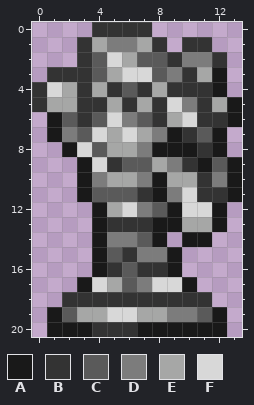
Pixel-art sprite -- Resources/Textures/Items/Placeable/Decorations/DryadStatue.png. That is the earlier state.
The file is 28x42 pixels, drawn in blocks of 2x2; one block is one cell here.
Palette (. is transparent): A #191919  B #333333  C #5a5a5a  D #7c7c7c  E #a6a7a6  F #d8d8d8
Pixels before, first column x 0:
 0 ....BBBB......
 1 ...BEDDEB.BB..
 2 ...BCFECCBDDB.
 3 .BBBCEFFCDBEA.
 4 BFEBEBCBEBBBA.
 5 BEEBBEBEBFDBEA
 6 .ACBCFDCBEFBBA
 7 .ADCFEFEDABCA.
 8 ..AFCEEDAAABA.
 9 ...AFBCCEDBACA
10 ...ADEEDAEEBDA
11 ...ACCCBADFBBA
12 ....AEFDCAFFA.
13 ....ABBBAAEEA.
14 ....ADDCA.AA..
15 ....ACBDDA....
16 ....ABCBBA....
17 ...AFECDFFA...
18 ..BBBBBBBBBB..
19 .ACEEFFEEDDCA.
20 .AAABBBAAAAAA.
The result:
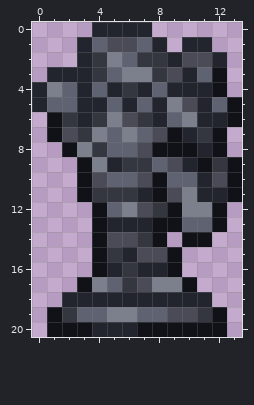
Diff:
colour A: #191919 -> #101218
colour B: #333333 -> #22252e
colour C: #5a5a5a -> #353740
colour D: #7c7c7c -> #4a4b57
colour E: #a6a7a6 -> #5f6271
colour F: #d8d8d8 -> #7c7f8c
